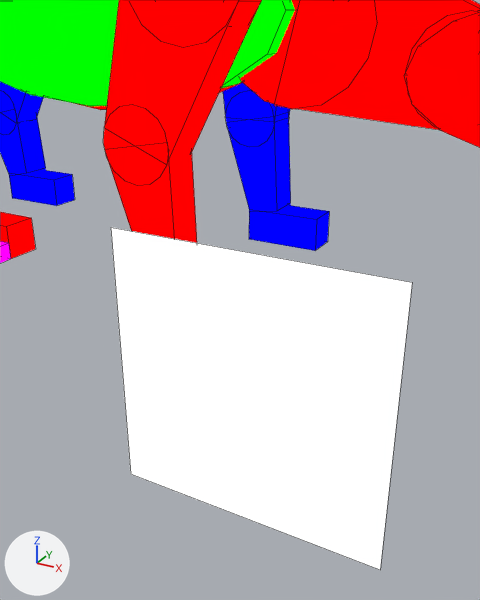
An edit to the Blender file assets-source/blender/motion/stegosaurus-idle.blend, drawn before and after from the same camera.
Camera for both pictures: a 50 mm camera at (78.09, -32.94, 13.59) aimed at (75.97, -29.09, 11.66). The lights are fixed; the arrows at lower left show +X, +Y and +Z. The first picture is the older version. Mesh edges are drawn as thin lines on the coarser meshes.

Script lines for the objects in view, before the commit:
```python
ob_dinotycoon_motion_stegosaurus_idle_eye = bpy.data.objects.new('DinoTycoon_Motion_stegosaurus_idle_eye', me_dinotycoon_motion_stegosaurus_idle_sample_eye)
ob_dinotycoon_motion_stegosaurus_idle_eye.location = (0.0, 0.0, 0.0)
ob_dinotycoon_motion_stegosaurus_idle_far_front_0 = bpy.data.objects.new('DinoTycoon_Motion_stegosaurus_idle_far_front_0', me_dinotycoon_motion_stegosaurus_idle_sample_far_front_0)
ob_dinotycoon_motion_stegosaurus_idle_far_front_0.location = (0.0, 0.0, 0.0)
ob_dinotycoon_motion_stegosaurus_idle_far_front_1 = bpy.data.objects.new('DinoTycoon_Motion_stegosaurus_idle_far_front_1', me_dinotycoon_motion_stegosaurus_idle_sample_far_front_1)
ob_dinotycoon_motion_stegosaurus_idle_far_front_1.location = (0.0, 0.0, 0.0)
# also in view: 'DinoTycoon_Motion_stegosaurus_idle_neck_joint_0' at (64.0, -1.0, 13.0); 'DinoTycoon_Motion_stegosaurus_idle_far_back_0' at (39.93, 4.0, 9.93); 'DinoTycoon_Motion_stegosaurus_idle_near_front_joint_0' at (61.0, -6.0, 15.0); 'DinoTycoon_Motion_stegosaurus_idle_far_front_foot' at (61.27, 4.0, 1.0); 'DinoTycoon_Motion_stegosaurus_idle_head' at (76.0, -3.0, 11.0)
```
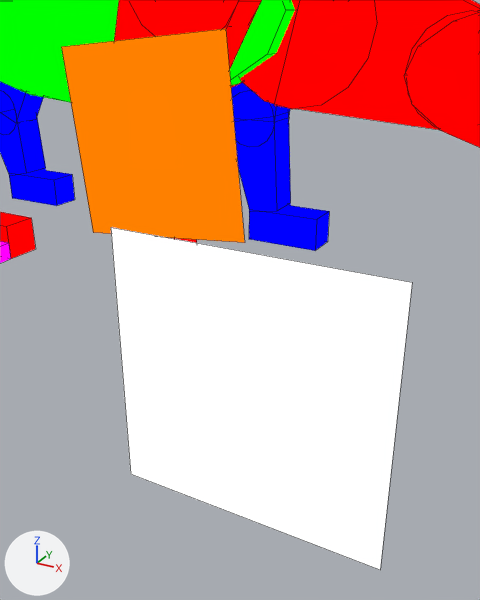
The newer file adds a shape key; the second version is drawn at full value of the shape key 'idle_06' of 'DinoTycoon_Motion_stegosaurus_idle_eye_white', and the change is written as the vertex moves it makes.

Edits to the bpy script that builds the scene:
```text
Add mat_dinotycoon_role_y:
    mat_dinotycoon_role_y = emission_material('DinoTycoon_Role_Y')
    mat_dinotycoon_role_y.base_color = (1.0, 0.216, 0.0)  # orange #ff8000
Add me_dinotycoon_motion_stegosaurus_idle_sample_eye_white:
    me_dinotycoon_motion_stegosaurus_idle_sample_eye_white.from_pydata([(74.43, -29.0, 13.33), (75.82, -29.0, 13.47), (75.96, -29.0, 12.06), (74.57, -29.0, 11.92), (74.43, -29.0, 13.33), (75.82, -29.0, 13.47), (75.96, -29.0, 12.06), (74.57, -29.0, 11.92)], [], [(3, 2, 1, 0), (4, 5, 6, 7), (0, 1, 5, 4), (1, 2, 6, 5), (2, 3, 7, 6), (3, 0, 4, 7)])
    me_dinotycoon_motion_stegosaurus_idle_sample_eye_white.materials.append(mat_dinotycoon_role_y)  # orange #ff8000
Add ob_dinotycoon_motion_stegosaurus_idle_eye_white:
    ob_dinotycoon_motion_stegosaurus_idle_eye_white = bpy.data.objects.new('DinoTycoon_Motion_stegosaurus_idle_eye_white', me_dinotycoon_motion_stegosaurus_idle_sample_eye_white)
    ob_dinotycoon_motion_stegosaurus_idle_eye_white.location = (0.0, 0.0, 0.0)
```

Changed parts and their boxes (x1, y1, x2, y2) in the pictures (480 x 600 px):
'DinoTycoon_Motion_stegosaurus_idle_eye_white', added (orange): after (61, 29, 245, 243)
'DinoTycoon_Motion_stegosaurus_idle_near_front_0', unchanged, covered by the edit: before (104, 0, 262, 164); after (114, 0, 262, 69)
'DinoTycoon_Motion_stegosaurus_idle_near_front_1', unchanged, covered by the edit: before (104, 142, 197, 243); after (173, 238, 197, 243)
'DinoTycoon_Motion_stegosaurus_idle_near_front_joint_1', unchanged, covered by the edit: before (103, 104, 169, 186)
